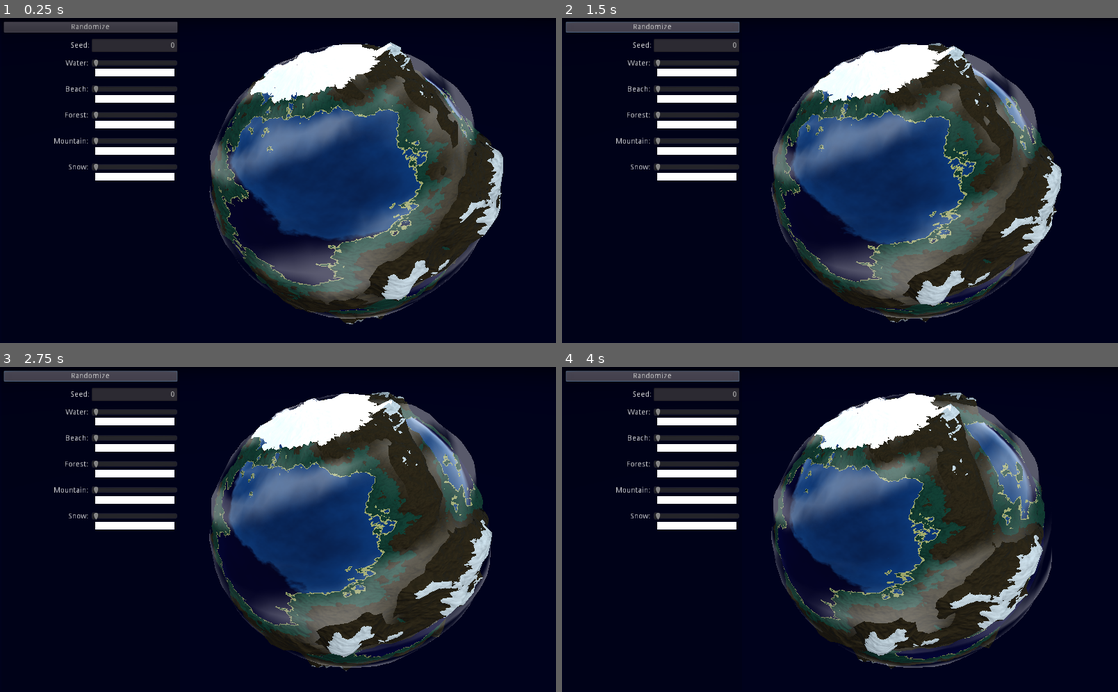
Above: before the commit, frames 1-4 (two rows, left to right).
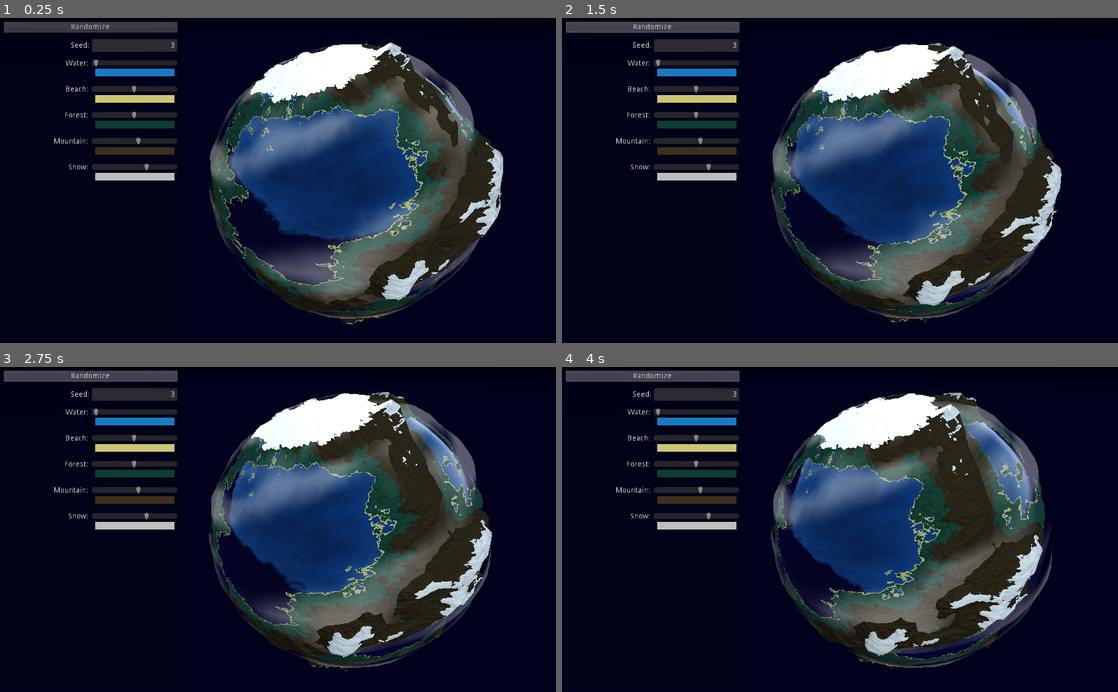
Above: after the commit, the same moments.

Repository: RichoM/SimplexNoiseTest
Game: Godot game, scene res://Test.tscn
Same seed, same stepped clock (60 frames per second), same inputs: the game is played once before the commit and once after it.
Inputs:
- Up to frame 1 (0.25 s): no input
- Up to frame 2 (1.5 s): click "Randomize" at 0.5 s; click "Randomize" at 1.25 s
- Up to frame 3 (2.75 s): click "Randomize" at 2 s
- Up to frame 4 (4 s): no input

The runs differ from the first frame. In frame 1, 1.8% of the frame differs, in the area x 16-32%, y 7-50%; in frame 2, 1.8%; in frame 3, 1.8%; in frame 4, 1.8%.

Commit message:
Added controls to modify the shader params

Diff:
--- /dev/null
+++ b/godot/GUI.gd
@@ -0,0 +1,86 @@
+extends Control
+
+export var planet : NodePath
+export var seed_input : NodePath
+export var water_threshold : NodePath
+export var water_color : NodePath
+export var beach_threshold : NodePath
+export var beach_color : NodePath
+export var forest_threshold : NodePath
+export var forest_color : NodePath
+export var mountain_threshold : NodePath
+export var mountain_color : NodePath
+export var snow_threshold : NodePath
+export var snow_color : NodePath
+
+
+var planet_material : Material
+
+func _ready():
+	planet_material = get_node(planet).get_surface_material(0)
+	update()
+
+func update():
+	var noise_sampler = planet_material.get("shader_param/noise_sampler")
+	var noise = noise_sampler.get("noise")
+	get_node(seed_input).text = str(noise.get("seed"))
+
+	(get_node(water_threshold) as HSlider).value = planet_material.get("shader_param/water_threshold")
+	(get_node(water_color) as ColorPickerButton).color = planet_material.get("shader_param/water")
+	(get_node(beach_threshold) as HSlider).value = planet_material.get("shader_param/beach_threshold")
+	(get_node(beach_color) as ColorPickerButton).color = planet_material.get("shader_param/beach")
+	(get_node(forest_threshold) as HSlider).value = planet_material.get("shader_param/forest_threshold")
+	(get_node(forest_color) as ColorPickerButton).color = planet_material.get("shader_param/forest")
+	(get_node(mountain_threshold) as HSlider).value = planet_material.get("shader_param/mountain_threshold")
+	(get_node(mountain_color) as ColorPickerButton).color = planet_material.get("shader_param/mountain")
+	(get_node(snow_threshold) as HSlider).value = planet_material.get("shader_param/snow_threshold")
+	(get_node(snow_color) as ColorPickerButton).color = planet_material.get("shader_param/snow")
+
+
+func _on_seed_text_entered(new_text):
+	print(new_text as int)
+	var value = new_text as int
+
+	var noise_sampler = planet_material.get("shader_param/noise_sampler")
+	var noise = noise_sampler.get("noise")
+	noise.set("seed", value)
+
+
+func _on_water_threshold_value_changed(value):
+	planet_material.set("shader_param/water_threshold", value)
+
+
+func _on_water_color_changed(color):
+	planet_material.set("shader_param/water", color)
+
+
+func _on_beach_threshold_value_changed(value):
+	planet_material.set("shader_param/beach_threshold", value)
+
+
+func _on_beach_color_changed(color):
+	planet_material.set("shader_param/beach", color)
+
+
+func _on_forest_threshold_value_changed(value):
+	planet_material.set("shader_param/forest_threshold", value)
+
+
+func _on_forest_color_changed(color):
+	planet_material.set("shader_param/forest", color)
+
+
+func _on_mountain_threshold_value_changed(value):
+	planet_material.set("shader_param/mountain_threshold", value)
+
+
+func _on_mountain_color_changed(color):
+	planet_material.set("shader_param/mountain", color)
+
+
+func _on_snow_threshold_value_changed(value):
+	planet_material.set("shader_param/snow_threshold", value)
+
+
+func _on_show_color_changed(color):
+	planet_material.set("shader_param/snow", color)
--- a/godot/GUI.tscn
+++ b/godot/GUI.tscn
@@ -1,11 +1,25 @@
-[gd_scene format=2]
+[gd_scene load_steps=2 format=2]
+
+[ext_resource path="res://GUI.gd" type="Script" id=1]
 
 [node name="GUI" type="Control"]
 anchor_bottom = 1.0
 margin_right = 334.0
-__meta__ = {
-"_edit_use_anchors_": false
-}
+script = ExtResource( 1 )
+__meta__ = {
+"_edit_use_anchors_": false
+}
+seed_input = NodePath("Panel/Controls/SeedControl/seed")
+water_threshold = NodePath("Panel/Controls/WaterControl/right/water_threshold")
+water_color = NodePath("Panel/Controls/WaterControl/right/water_color")
+beach_threshold = NodePath("Panel/Controls/BeachControl/right/beach_threshold")
+beach_color = NodePath("Panel/Controls/BeachControl/right/beach_color")
+forest_threshold = NodePath("Panel/Controls/ForestControl/right/forest_threshold")
+forest_color = NodePath("Panel/Controls/ForestControl/right/forest_color")
+mountain_threshold = NodePath("Panel/Controls/MountainControl/right/mountain_threshold")
+mountain_color = NodePath("Panel/Controls/MountainControl/right/mountain_color")
+snow_threshold = NodePath("Panel/Controls/SnowControl/right/snow_threshold")
+snow_color = NodePath("Panel/Controls/SnowControl/right/show_color")
 
 [node name="Panel" type="ColorRect" parent="."]
 anchor_right = 1.0
@@ -56,7 +70,7 @@
 "_edit_use_anchors_": false
 }
 
-[node name="value" type="LineEdit" parent="Panel/Controls/SeedControl"]
+[node name="seed" type="LineEdit" parent="Panel/Controls/SeedControl"]
 margin_left = 162.0
 margin_right = 320.0
 margin_bottom = 24.0
@@ -104,13 +118,13 @@
 size_flags_horizontal = 3
 custom_constants/separation = 0
 
-[node name="threshold" type="HSlider" parent="Panel/Controls/WaterControl/right"]
-margin_right = 158.0
-margin_bottom = 16.0
-max_value = 1.0
-step = 0.001
-
-[node name="color" type="ColorPickerButton" parent="Panel/Controls/WaterControl/right"]
+[node name="water_threshold" type="HSlider" parent="Panel/Controls/WaterControl/right"]
+margin_right = 158.0
+margin_bottom = 16.0
+max_value = 1.0
+step = 0.001
+
+[node name="water_color" type="ColorPickerButton" parent="Panel/Controls/WaterControl/right"]
 margin_top = 16.0
 margin_right = 158.0
 margin_bottom = 36.0
@@ -152,13 +166,13 @@
 size_flags_horizontal = 3
 custom_constants/separation = 0
 
-[node name="threshold" type="HSlider" parent="Panel/Controls/BeachControl/right"]
-margin_right = 158.0
-margin_bottom = 16.0
-max_value = 1.0
-step = 0.001
-
-[node name="color" type="ColorPickerButton" parent="Panel/Controls/BeachControl/right"]
+[node name="beach_threshold" type="HSlider" parent="Panel/Controls/BeachControl/right"]
+margin_right = 158.0
+margin_bottom = 16.0
+max_value = 1.0
+step = 0.001
+
+[node name="beach_color" type="ColorPickerButton" parent="Panel/Controls/BeachControl/right"]
 margin_top = 16.0
 margin_right = 158.0
 margin_bottom = 36.0
@@ -200,13 +214,13 @@
 size_flags_horizontal = 3
 custom_constants/separation = 0
 
-[node name="threshold" type="HSlider" parent="Panel/Controls/ForestControl/right"]
-margin_right = 158.0
-margin_bottom = 16.0
-max_value = 1.0
-step = 0.001
-
-[node name="color" type="ColorPickerButton" parent="Panel/Controls/ForestControl/right"]
+[node name="forest_threshold" type="HSlider" parent="Panel/Controls/ForestControl/right"]
+margin_right = 158.0
+margin_bottom = 16.0
+max_value = 1.0
+step = 0.001
+
+[node name="forest_color" type="ColorPickerButton" parent="Panel/Controls/ForestControl/right"]
 margin_top = 16.0
 margin_right = 158.0
 margin_bottom = 36.0
@@ -248,13 +262,13 @@
 size_flags_horizontal = 3
 custom_constants/separation = 0
 
-[node name="threshold" type="HSlider" parent="Panel/Controls/MountainControl/right"]
-margin_right = 158.0
-margin_bottom = 16.0
-max_value = 1.0
-step = 0.001
-
-[node name="color" type="ColorPickerButton" parent="Panel/Controls/MountainControl/right"]
+[node name="mountain_threshold" type="HSlider" parent="Panel/Controls/MountainControl/right"]
+margin_right = 158.0
+margin_bottom = 16.0
+max_value = 1.0
+step = 0.001
+
+[node name="mountain_color" type="ColorPickerButton" parent="Panel/Controls/MountainControl/right"]
 margin_top = 16.0
 margin_right = 158.0
 margin_bottom = 36.0
@@ -296,16 +310,27 @@
 size_flags_horizontal = 3
 custom_constants/separation = 0
 
-[node name="threshold" type="HSlider" parent="Panel/Controls/SnowControl/right"]
-margin_right = 158.0
-margin_bottom = 16.0
-max_value = 1.0
-step = 0.001
-
-[node name="color" type="ColorPickerButton" parent="Panel/Controls/SnowControl/right"]
-margin_top = 16.0
-margin_right = 158.0
-margin_bottom = 36.0
-flat = true
-color = Color( 1, 1, 1, 1 )
-edit_alpha = false
+[node name="snow_threshold" type="HSlider" parent="Panel/Controls/SnowControl/right"]
+margin_right = 158.0
+margin_bottom = 16.0
+max_value = 1.0
+step = 0.001
+
+[node name="show_color" type="ColorPickerButton" parent="Panel/Controls/SnowControl/right"]
+margin_top = 16.0
+margin_right = 158.0
+margin_bottom = 36.0
+flat = true
+color = Color( 1, 1, 1, 1 )
+edit_alpha = false
+[connection signal="text_entered" from="Panel/Controls/SeedControl/seed" to="." method="_on_seed_text_entered"]
+[connection signal="value_changed" from="Panel/Controls/WaterControl/right/water_threshold" to="." method="_on_water_threshold_value_changed"]
+[connection signal="color_changed" from="Panel/Controls/WaterControl/right/water_color" to="." method="_on_water_color_changed"]
+[connection signal="value_changed" from="Panel/Controls/BeachControl/right/beach_threshold" to="." method="_on_beach_threshold_value_changed"]
+[connection signal="color_changed" from="Panel/Controls/BeachControl/right/beach_color" to="." method="_on_beach_color_changed"]
+[connection signal="value_changed" from="Panel/Controls/ForestControl/right/forest_threshold" to="." method="_on_forest_threshold_value_changed"]
+[connection signal="color_changed" from="Panel/Controls/ForestControl/right/forest_color" to="." method="_on_forest_color_changed"]
+[connection signal="value_changed" from="Panel/Controls/MountainControl/right/mountain_threshold" to="." method="_on_mountain_threshold_value_changed"]
+[connection signal="color_changed" from="Panel/Controls/MountainControl/right/mountain_color" to="." method="_on_mountain_color_changed"]
+[connection signal="value_changed" from="Panel/Controls/SnowControl/right/snow_threshold" to="." method="_on_snow_threshold_value_changed"]
+[connection signal="color_changed" from="Panel/Controls/SnowControl/right/show_color" to="." method="_on_show_color_changed"]
--- a/godot/Test.tscn
+++ b/godot/Test.tscn
@@ -125,3 +125,4 @@
 environment = SubResource( 10 )
 
 [node name="GUI" parent="." instance=ExtResource( 5 )]
+planet = NodePath("../littleplanet")
